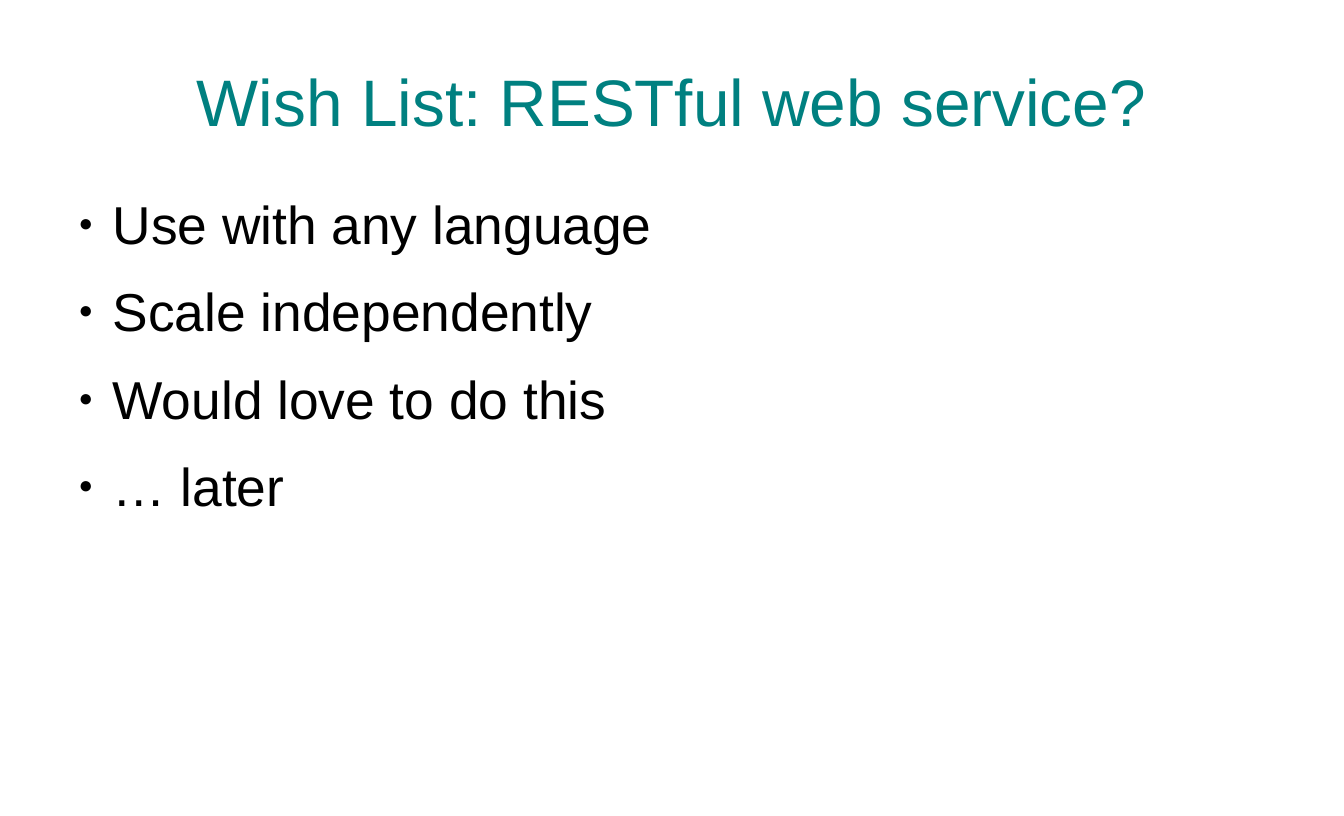
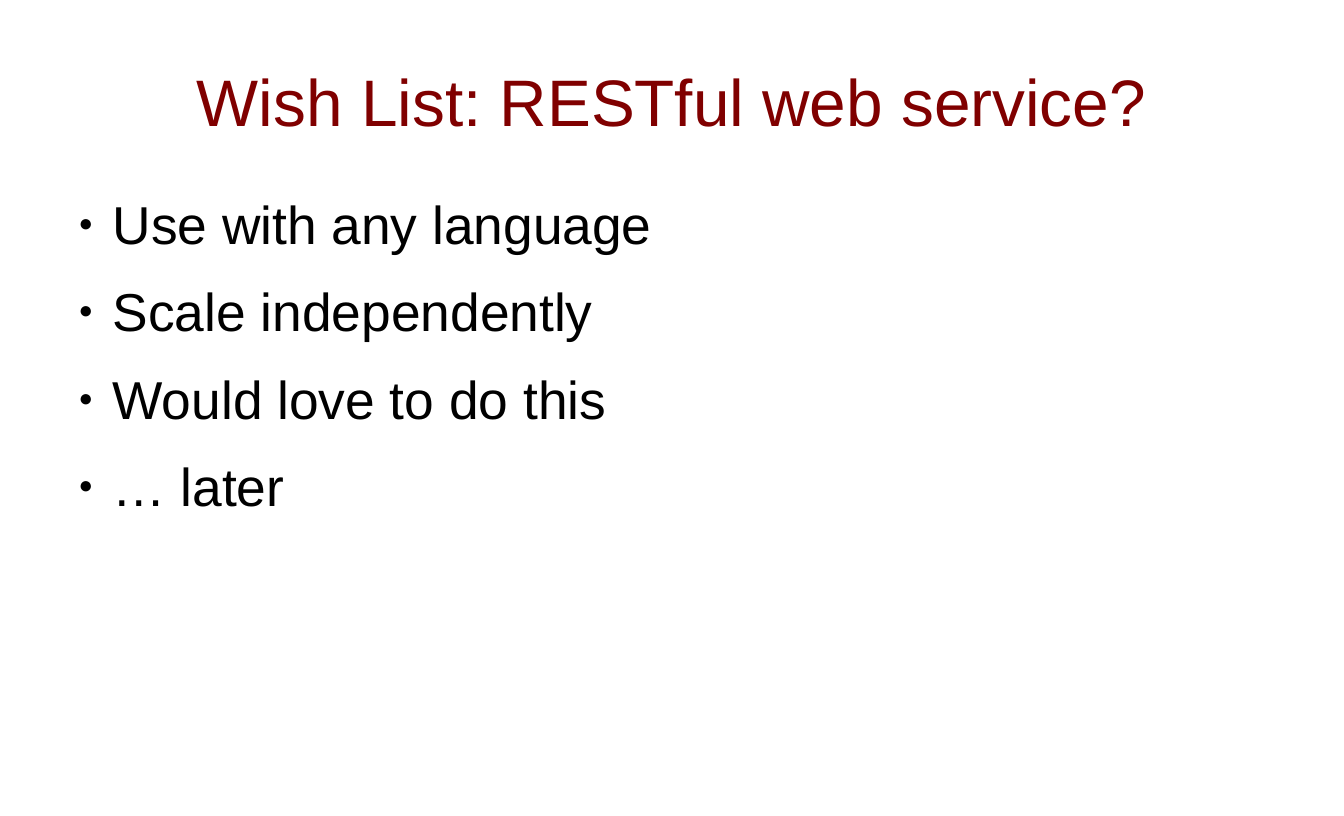
Before and after one commit to slinkp/pygotham_hamage_demo, a slide deck: slide 33 of slides.odp (slide 28 before the commit). Drawn at 1344x816 pixels with LibreOffice and Linux fonts; fonts in the diff are those of the drawing. Boxes give left, top, right and bottom in pixels: in the first picture for what was removed or moved away, otherwise in the second. Text is boxed around its words. In the diff, an @@ line names an element or a change of style, - is before the commit and + after.

```diff
--- a/slides.odp
+++ b/slides.odp
@@ title "Wish List: RESTful web service?" at (197, 78, 1146, 127): text colour #008080 to #800000 @@
```
Also in this commit, not shown: 29 other slides changed, 6 slides added, 1 slide removed.
